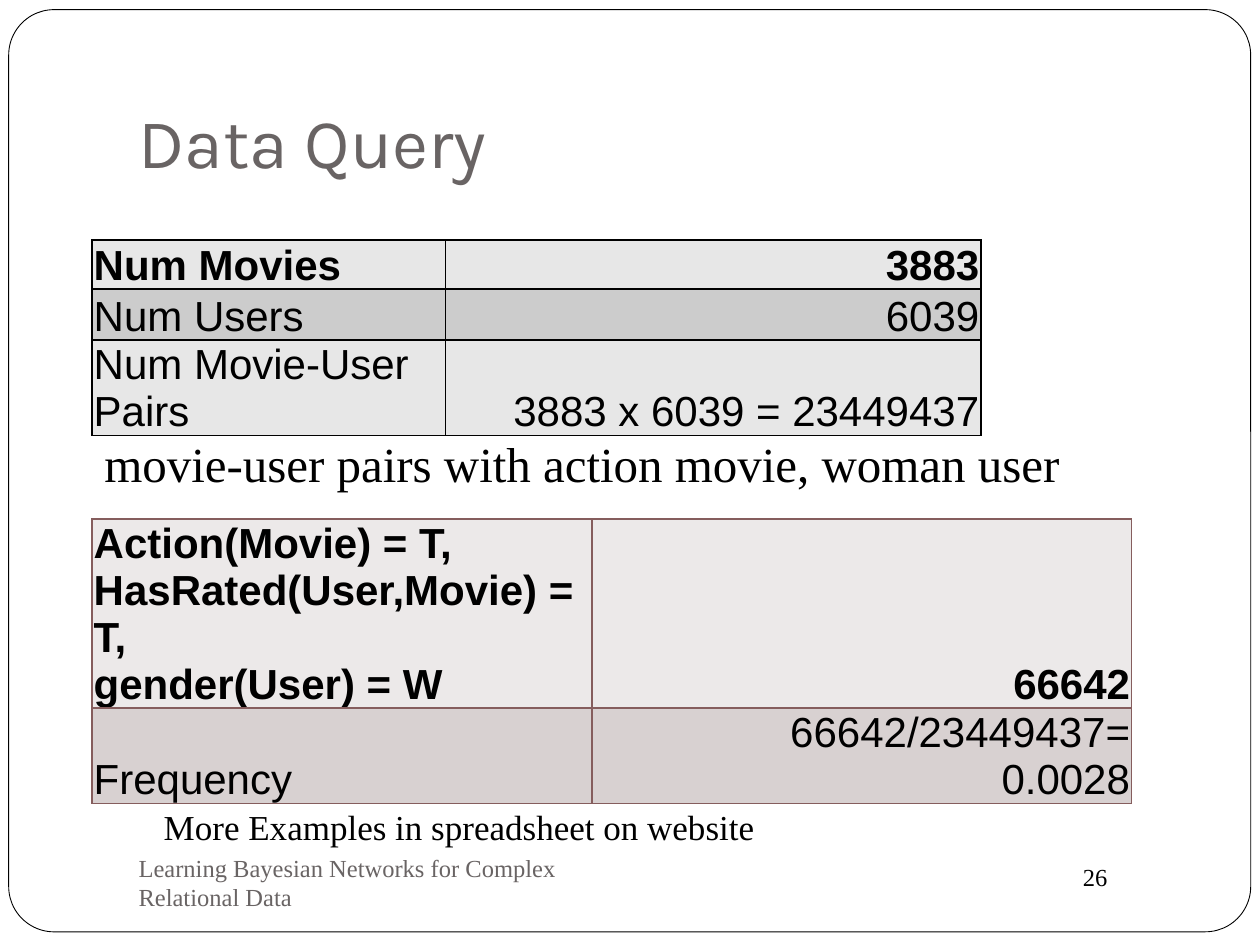
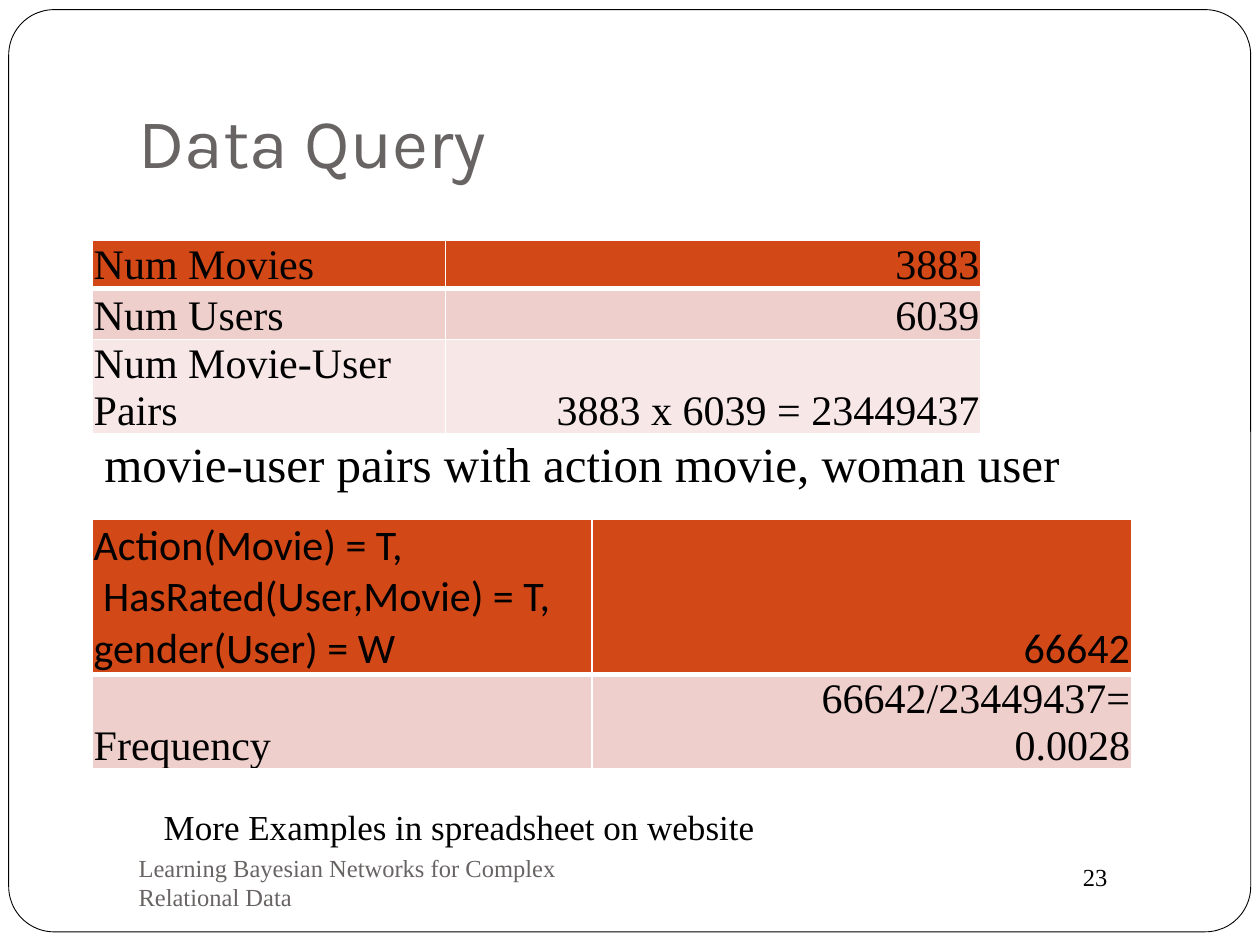
Before and after one commit to oschulte/srl-tutorial-slides, a slide deck: slide 23 of ch2-fo-bayes-nets.pptx (slide 26 before the commit). Drawn at 1260x945 pixels with LibreOffice and Linux fonts; fonts in the diff are those of the drawing. Boxes give left, top, right and bottom in pixels: in the first picture for what was removed or moved away, otherwise in the second. Text is boxed around its words. In the diff, an @@ line names an element or a change of style, - is before the commit and + after.

```diff
--- a/ch2-fo-bayes-nets.pptx
+++ b/ch2-fo-bayes-nets.pptx
@@ table at (92, 241, 982, 430) @@
@@ fill #E7E7E7 to #D34817 in row 1 @@
@@ fill #CCCCCC to #EFCFCC in row 2 @@
@@ fill #E7E7E7 to #F7E9E8 in row 3 @@
@@ font Arial to Times New Roman @@
@@ bold off in "Num Movies", "3883" @@
@@ borders changed @@
@@ table at (92, 519, 1131, 775) @@
@@ fill #EDEAEA to #D34817 in row 1 @@
@@ fill #D9D2D2 to #EFCFCC in row 2 @@
@@ font Arial to Calibri, bold off in "Action(Movie) = T,", "HasRated(User,Movie) = T,", "gender(User) = W", "66642" @@
@@ font Arial to Times New Roman in "Frequency", "66642/23449437=", "0.0028" @@
@@ borders changed @@
@@ page number at (1083, 869, 1108, 887): text changed @@
-26
+23
```
Also in this commit, not shown: 4 other slides changed, 1 slide added, 3 slides removed, 14 other files.
